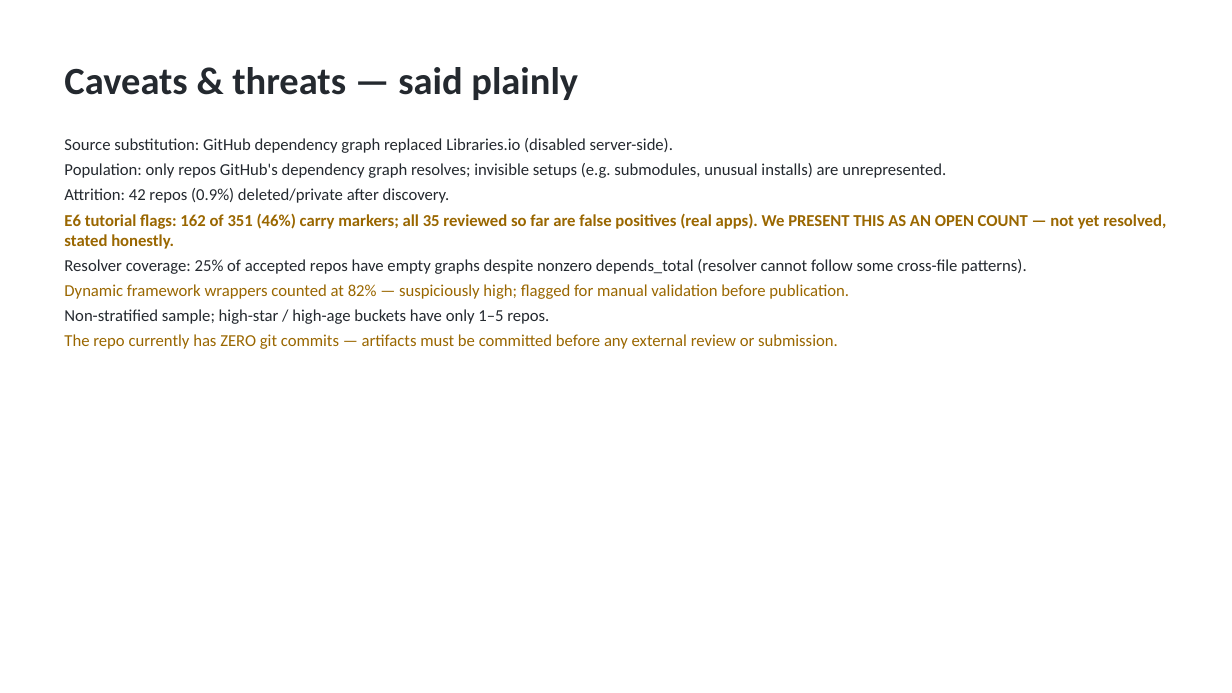
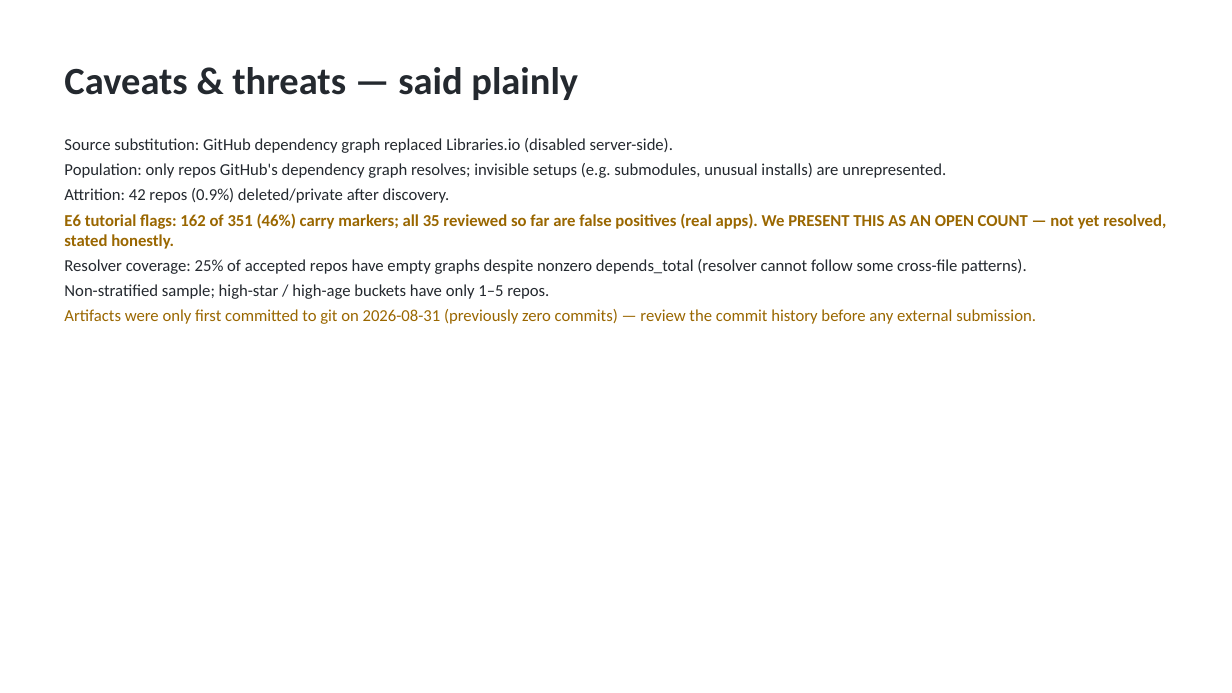
Before and after one commit to codeCrack-01/fastapi-di-empirical-study, a slide deck: slide 21 of analysis/out/fastapi_di_presentation.pptx. Drawn at 1232x693 pixels with LibreOffice and Linux fonts; fonts in the diff are those of the drawing. Boxes give left, top, right and bottom in pixels: in the first picture for what was removed or moved away, otherwise in the second. Text is boxed around its words. In the diff, an @@ line names an element or a change of style, - is before the commit and + after.

```diff
--- a/analysis/out/fastapi_di_presentation.pptx
+++ b/analysis/out/fastapi_di_presentation.pptx
@@ text at bbox=[64, 284, 849, 299]: paragraph removed @@
-Dynamic framework wrappers counted at 82% — suspiciously high; flagged for manual validation before publication.
@@ text at bbox=[64, 309, 1036, 324]: text changed @@
-The repo currently has ZERO git commits — artifacts must be committed before any external review or submission.
+Artifacts were only first committed to git on 2026-08-31 (previously zero commits) — review the commit history before any external submission.
```
Also in this commit, not shown: 10 other files.
